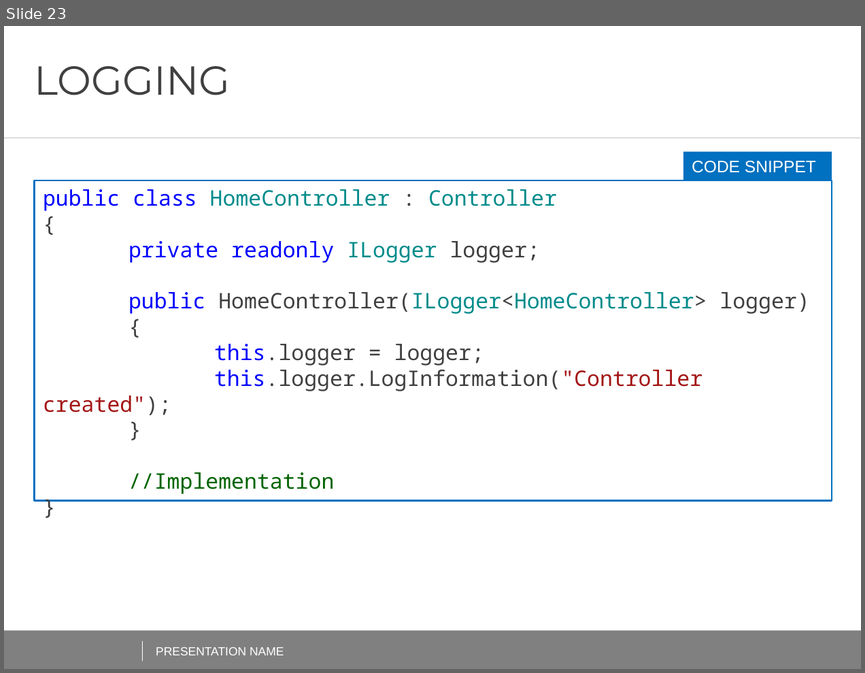
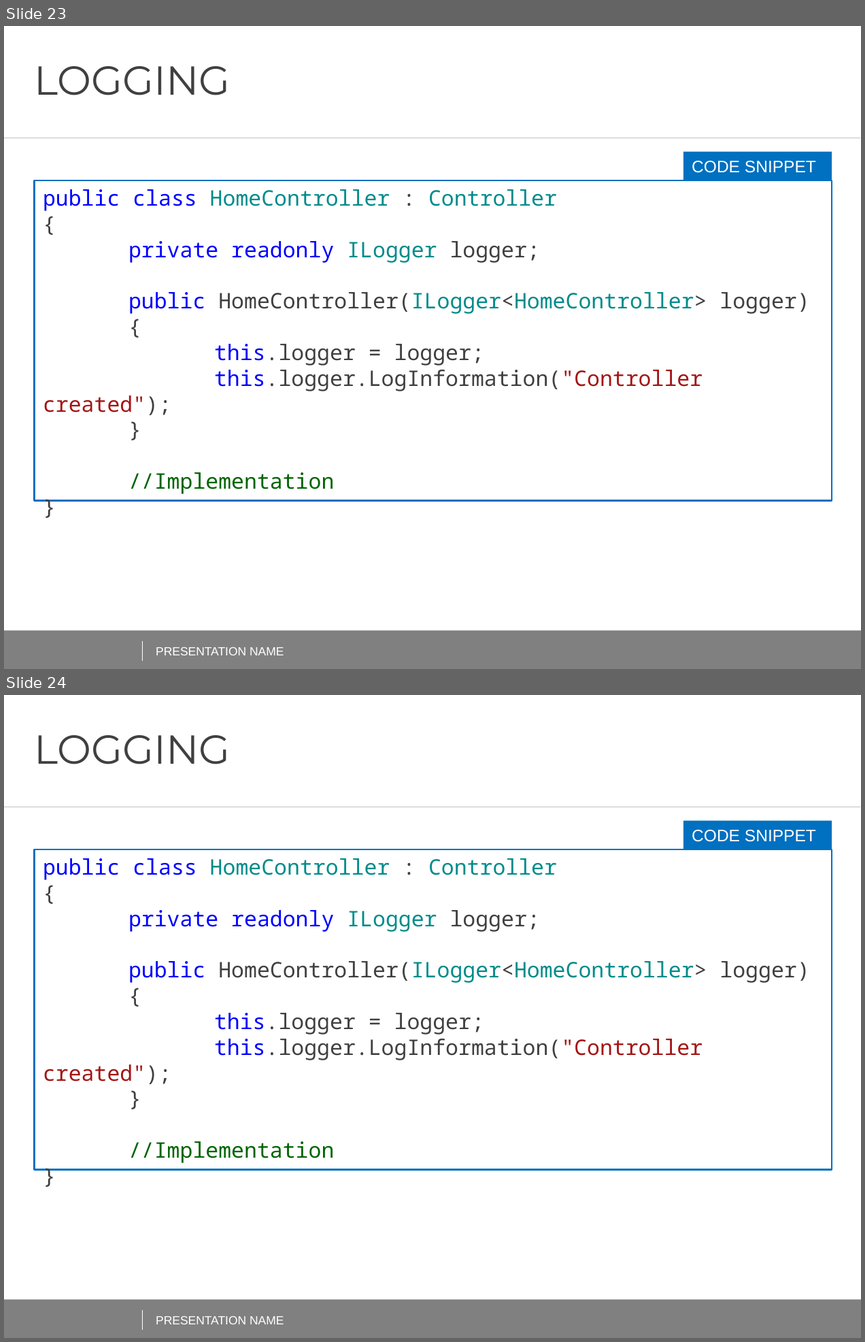
Before and after one commit to AndreiShenets/ASP.NET-Lectures, a slide deck: docs/ASP.NET CORE - iTechArt 2018.pptx. Shown one above the other, each under a label of ours: slide 23 before the commit, slides 23 and 24 after it. The pictures are 865x673 and 865x1342 pixels, drawn with LibreOffice and Linux fonts; fonts in the diff are those of the drawing; background and template pictures are left out. Boxes give left, top, right and bottom in pixels: in the first picture for what was removed or moved away, otherwise in the second. Text is boxed around its words. In the diff, an @@ line names an element or a change of style, - is before the commit and + after.

```diff
--- a/docs/ASP.NET CORE - iTechArt 2018.pptx
+++ b/docs/ASP.NET CORE - iTechArt 2018.pptx
@@ slide 24 added at [4,695,861,1338], background #FFFFFF; not listed: 4 template elements that a slide beside it also shows @@
@@ title added at [35,735,230,764], 34 pt, text #404040 @@
+LOGGING
@@ rectangle added at [683,821,832,850], fill #0070C0, 14 pt, text #FFFFFF @@
+CODE SNIPPET
@@ rectangle added at [34,849,831,1170], fill #FFFFFF, outline #0070C0 1.5 pt, 18 pt, text #404040 @@
+public class HomeController : Controller
+{
+private readonly ILogger logger;
+public HomeController(ILogger<HomeController> logger)
+{
+this.logger = logger;
+this.logger.LogInformation("Controller created");
+}
+//Implementation
+}
@@ text added at [156,1316,283,1324], 10 pt, text #FFFFFF @@
+PRESENTATION NAME
```
Also in this commit, not shown: 1 slide changed, 2 other slides added, 3 other files.
